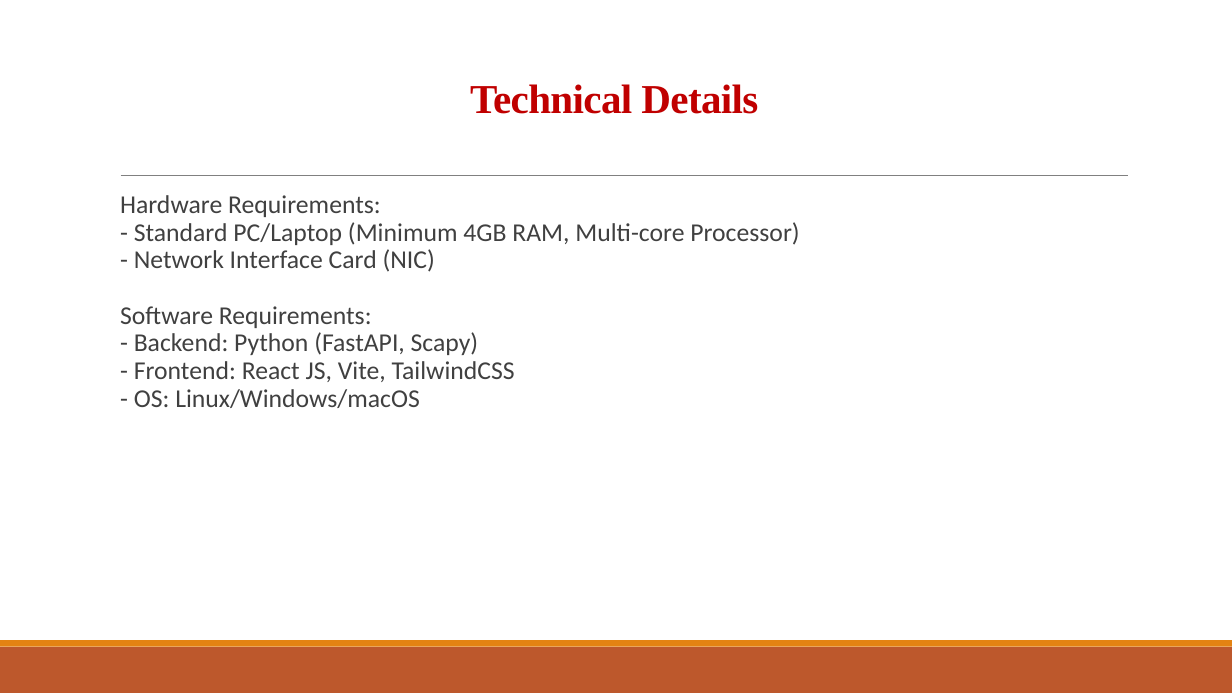
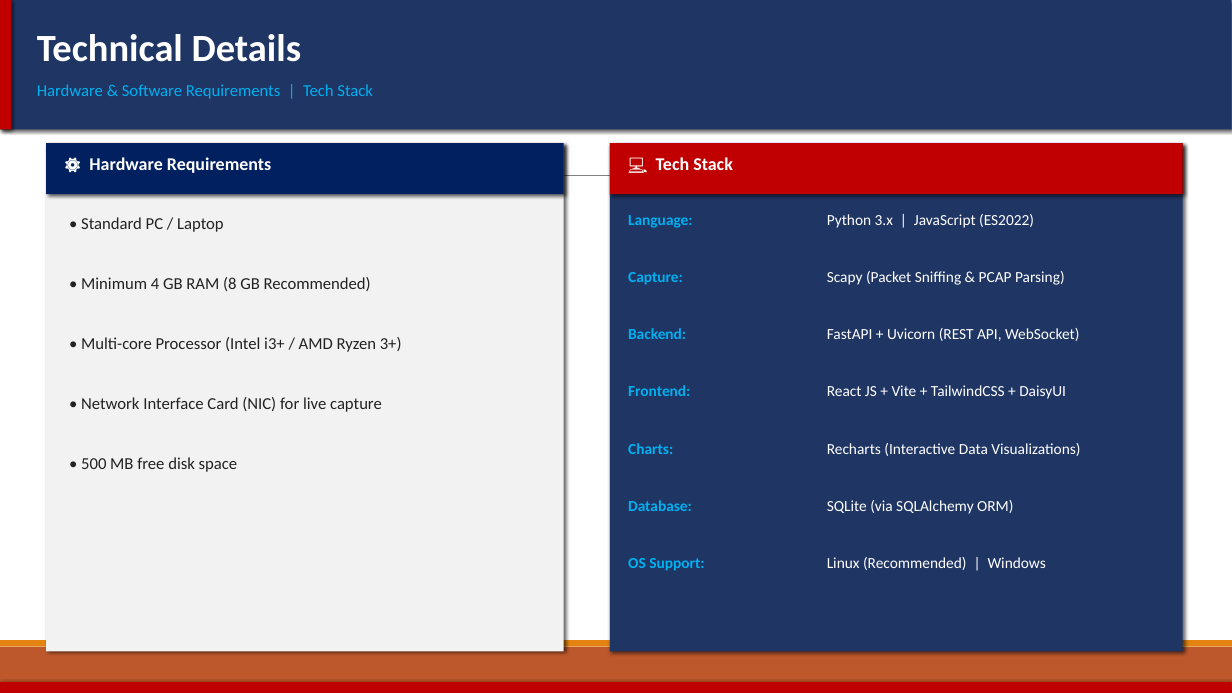
Before and after one commit to Priyanshi27G/CyberTrace, a slide deck: slide 7 of CyberTrace_Viva_Presentation.pptx. Drawn at 1232x693 pixels with LibreOffice and Linux fonts; fonts in the diff are those of the drawing. Boxes give left, top, right and bottom in pixels: in the first picture for what was removed or moved away, otherwise in the second. Text is boxed around its words. In the diff, an @@ line names an element or a change of style, - is before the commit and + after.

Commit message:
Major PPT redesign: proper layout, no overlap, rich visuals

```diff
--- a/CyberTrace_Viva_Presentation.pptx
+++ b/CyberTrace_Viva_Presentation.pptx
@@ rectangle added at <box>0,0,1232,129</box>, fill #1F3564 @@
@@ rectangle added at <box>0,0,11,129</box>, fill #C00000 @@
@@ text "Technical Details": place and size @@
-text "Technical Details" at <box>470,84,758,114</box>
+text "Technical Details" at <box>37,34,301,62</box>
@@ text "Technical Details" at <box>37,34,301,62</box>: size 32 to 30 pt, font Times New Roman to Calibri, text colour #C00000 to #FFFFFF, letter spacing -0.5 to 0 pt; alignment centre to left; line spacing 0.85 to 1; vertical alignment bottom to top @@
@@ text added at <box>37,84,373,99</box>, 13 pt, text #00B0F0 @@
+Hardware & Software Requirements | Tech Stack
@@ rectangle added at <box>46,143,564,652</box>, fill #F2F2F2 @@
@@ rectangle added at <box>46,143,564,194</box>, fill #002060 @@
@@ rectangle added at <box>610,143,1183,652</box>, fill #1F3564 @@
@@ rectangle added at <box>610,143,1183,194</box>, fill #C00000 @@
@@ text added at <box>89,157,271,173</box>, 14 pt, text #FFFFFF, bold @@
+⚙ Hardware Requirements
@@ text added at <box>656,157,733,170</box>, 14 pt, text #FFFFFF, bold @@
+💻 Tech Stack
@@ text removed at <box>120,195,799,408</box> @@
-  Hardware Requirements:
-  - Standard PC/Laptop (Minimum 4GB RAM, Multi-core Processor)
-  - Network Interface Card (NIC)
-  Software Requirements:
-  - Backend: Python (FastAPI, Scapy)
-  - Frontend: React JS, Vite, TailwindCSS
-  - OS: Linux/Windows/macOS
@@ text added at <box>81,217,224,232</box>, 13 pt, text #222222 @@
+• Standard PC / Laptop
@@ text added at <box>628,215,693,228</box>, 12 pt, text #00B0F0, bold @@
+Language:
@@ text added at <box>827,214,1034,228</box>, 12 pt, text #FFFFFF @@
+Python 3.x | JavaScript (ES2022)
@@ text added at <box>81,277,371,291</box>, 13 pt, text #222222 @@
+• Minimum 4 GB RAM (8 GB Recommended)
@@ text added at <box>628,272,683,285</box>, 12 pt, text #00B0F0, bold @@
+Capture:
@@ text added at <box>827,271,1065,285</box>, 12 pt, text #FFFFFF @@
+Scapy (Packet Sniffing & PCAP Parsing)
@@ text added at <box>628,328,686,339</box>, 12 pt, text #00B0F0, bold @@
+Backend:
@@ text added at <box>827,328,1079,341</box>, 12 pt, text #FFFFFF @@
+FastAPI + Uvicorn (REST API, WebSocket)
@@ text added at <box>81,337,402,352</box>, 13 pt, text #222222 @@
+• Multi-core Processor (Intel i3+ / AMD Ryzen 3+)
@@ text added at <box>628,385,690,396</box>, 12 pt, text #00B0F0, bold @@
+Frontend:
@@ text added at <box>827,385,1066,399</box>, 12 pt, text #FFFFFF @@
+React JS + Vite + TailwindCSS + DaisyUI
@@ text added at <box>81,397,382,412</box>, 13 pt, text #222222 @@
+• Network Interface Card (NIC) for live capture
@@ text added at <box>628,443,673,454</box>, 12 pt, text #00B0F0, bold @@
+Charts:
@@ text added at <box>827,443,1080,456</box>, 12 pt, text #FFFFFF @@
+Recharts (Interactive Data Visualizations)
@@ text added at <box>81,457,238,472</box>, 13 pt, text #222222 @@
+• 500 MB free disk space
@@ text added at <box>628,500,692,511</box>, 12 pt, text #00B0F0, bold @@
+Database:
@@ text added at <box>827,500,1013,514</box>, 12 pt, text #FFFFFF @@
+SQLite (via SQLAlchemy ORM)
@@ text added at <box>628,558,704,571</box>, 12 pt, text #00B0F0, bold @@
+OS Support:
@@ text added at <box>827,557,1046,570</box>, 12 pt, text #FFFFFF @@
+Linux (Recommended) | Windows
@@ rectangle added at <box>0,682,1232,693</box>, fill #C00000 @@
```
Also in this commit, not shown: 8 other slides changed, 1 other file.
